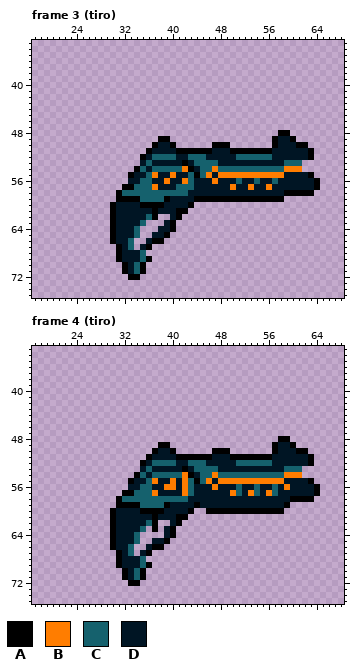
Pixel-art file -- TesteAnimaRogue/Assets/_Sprite/_Ase/TechPistol.aseprite. The picture above was drawn from the file before the commit.
128x128 pixels, 15 frames. Shown: frame 3 (tiro): x 17..68, y 33..75; frame 4 (tiro): x 17..68, y 33..75. The commit also changed other frames, which this record leaves out.
Visible layers, top first: "Layer 3", "Layer 1".
Palette (. is transparent): A #000000  B #ff7d00  C #15616d  D #001524
Pixels before, frame 3 (tiro), first column x 30:
48 ............................AA.....
49 ........AA.................ADDA....
50 .......ADDA......AAA.......ADDDAA..
51 ......ADDDDAAAAAADDDAAAAAAADDDDDDA.
52 .....ADCCCCDDCCCDDDDDCCCCCCDDDDDDA.
53 .....DCDDDDDADCCCCDDDDDDDDDDDCCC...
54 ....ACDCCCCCBADCCBCCCCCCCCCCCBBB...
55 ...ADDCBDDBDDCACBDBBBBBBBBBBBDDDDA.
56 ...DDCCDDBDDBCDDDBDDDCDDCDDCDDDDDDA
57 ..AACCCBDDDCCCDDDDDDBDDBDDBDDDDDDDA
58 .ACCCCCCCCCCCDDDDDDDDDDDDDDDDAAAAA.
59 .AAAACCCCADDDDAAAAAAAAAAAAAAA......
60 ADDDDAAAADDDDA.....................
61 ADDDDDDADDDAA......................
62 ADDDDDCA..DA.......................
63 ADDDDC...DA........................
64 ADDDC...DDA........................
65 ADDDC..DDA.........................
66 ADDC..DAA..........................
67 .ADC.DA............................
68 .ADDDC.............................
69 .ADDDCA............................
70 ..ADCA.............................
71 ..ADCA.............................
72 ...AA..............................
Pixels before, frame 4 (tiro), first column x 30:
48 ............................AA.....
49 ........AA.................ADDA....
50 .......ADDA......AAA.......ADDDAA..
51 ......ADDDDAAAAAADDDAAAAAAADDDDDDA.
52 .....ADCCCCDDCCCDDDDDCCCCCCDDDDDDA.
53 .....DCDDDDDADCCCCDDDDDDDDDDDCCC...
54 ....ACDCCCCCBADCCBCCCCCCCCCCCBBB...
55 ...ADDCBDDBDBCACBDBBBBBBBBBBBDDDDA.
56 ...DDCCDDBBDBCDDDBDDDCDDCDDCDBDDDDA
57 ..AACCCBDDDDBCDDDDDDBCDBCDBCDDDDDDA
58 .ACCCCCCCCCCCDDDDDDDDDDDDDDDDDAAAA.
59 .AAAACCCCADDDDADDDDDDDDDDDDDDA.....
60 ADDDDAAAADDDDA..AAAAAAAAAAAAA......
61 ADDDDDDADDDAA......................
62 ADDDDDCA..DA.......................
63 ADDDDC.A.DA........................
64 ADDDC....DA........................
65 ADDDC..DDA.........................
66 ADDC..DAA..........................
67 .ADC.DA............................
68 .ADDDC.............................
69 .ADDDCA............................
70 ..ADCA.............................
71 ..ADCA.............................
72 ...AA..............................
The same view after the edit:
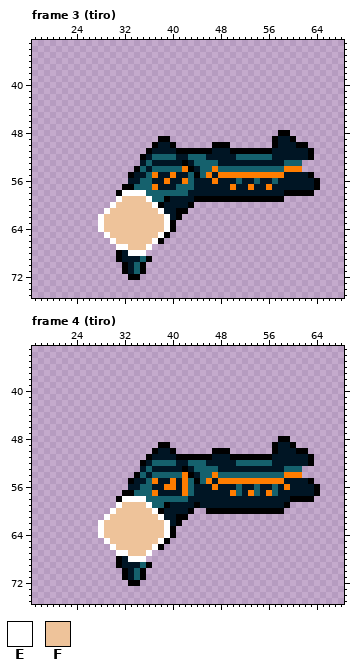
Colours new in this view: E #ffffff  F #eec39a
The edit:
layer "Layer 4" added
Frame 3 (tiro), layer "Layer 4":
The edit adds colour E in row 61 at x 29; in row 62 at x 28 and 39; in rows 63 to 64 at x 28; in row 65 at x 29.
Colour A gives way to colour E in row 59 at x 31; in row 60 at x 30 and 37; in row 66 at x 30 and 37; in row 67 at x 31 and 36.
Colour C gives way to colour E in row 58 at x 32 to 35; in row 59 at x 36; in row 68 at x 35.
Colour D gives way to colour E in row 61 at x 38; in rows 63 to 64 at x 39; in row 65 at x 38; in row 67 at x 32; in row 68 at x 33 to 34.
The edit adds colour F in row 62 at x 29 and 38; in row 63 at x 29 and 36 to 38; in row 64 at x 29 and 35 to 37; in row 65 at x 35 to 36; in row 66 at x 34 to 35; in row 67 at x 34.
Colour A gives way to colour F in row 59 at x 32 to 34; in row 60 at x 35 to 36; in rows 61 to 62 at x 30 and 37; in rows 63 to 65 at x 30.
Colour C gives way to colour F in row 59 at x 35; in row 62 at x 36; in row 63 at x 35; in rows 64 to 65 at x 34; in rows 66 to 67 at x 33.
Colour D gives way to colour F in row 60 at x 31 to 34; in row 61 at x 31 to 36; in row 62 at x 31 to 35; in row 63 at x 31 to 34; in row 64 at x 31 to 33 and 38; in row 65 at x 31 to 33 and 37.
Colour D gives way to colour F in row 66 at x 31 to 32 and 36; in row 67 at x 35.
Frame 4 (tiro), layer "Layer 4":
The edit adds colour E in row 61 at x 29; in row 62 at x 28 and 39; in rows 63 to 64 at x 28; in row 65 at x 29.
Colour A gives way to colour E in row 59 at x 31; in row 60 at x 30 and 37; in row 66 at x 30 and 37; in row 67 at x 31 and 36.
Colour C gives way to colour E in row 58 at x 32 to 35; in row 59 at x 36; in row 68 at x 35.
Colour D gives way to colour E in row 61 at x 38; in rows 63 to 64 at x 39; in row 65 at x 38; in row 67 at x 32; in row 68 at x 33 to 34.
The edit adds colour F in row 62 at x 29 and 38; in row 63 at x 29, 36 and 38; in row 64 at x 29 and 35 to 38; in row 65 at x 35 to 36; in row 66 at x 34 to 35; in row 67 at x 34.
Colour A gives way to colour F in row 59 at x 32 to 34; in row 60 at x 35 to 36; in rows 61 to 63 at x 30 and 37; in rows 64 to 65 at x 30.
Colour C gives way to colour F in row 59 at x 35; in row 62 at x 36; in row 63 at x 35; in rows 64 to 65 at x 34; in rows 66 to 67 at x 33.
Colour D gives way to colour F in row 60 at x 31 to 34; in row 61 at x 31 to 36; in row 62 at x 31 to 35; in row 63 at x 31 to 34; in row 64 at x 31 to 33; in row 65 at x 31 to 33 and 37.
Colour D gives way to colour F in row 66 at x 31 to 32 and 36; in row 67 at x 35.
